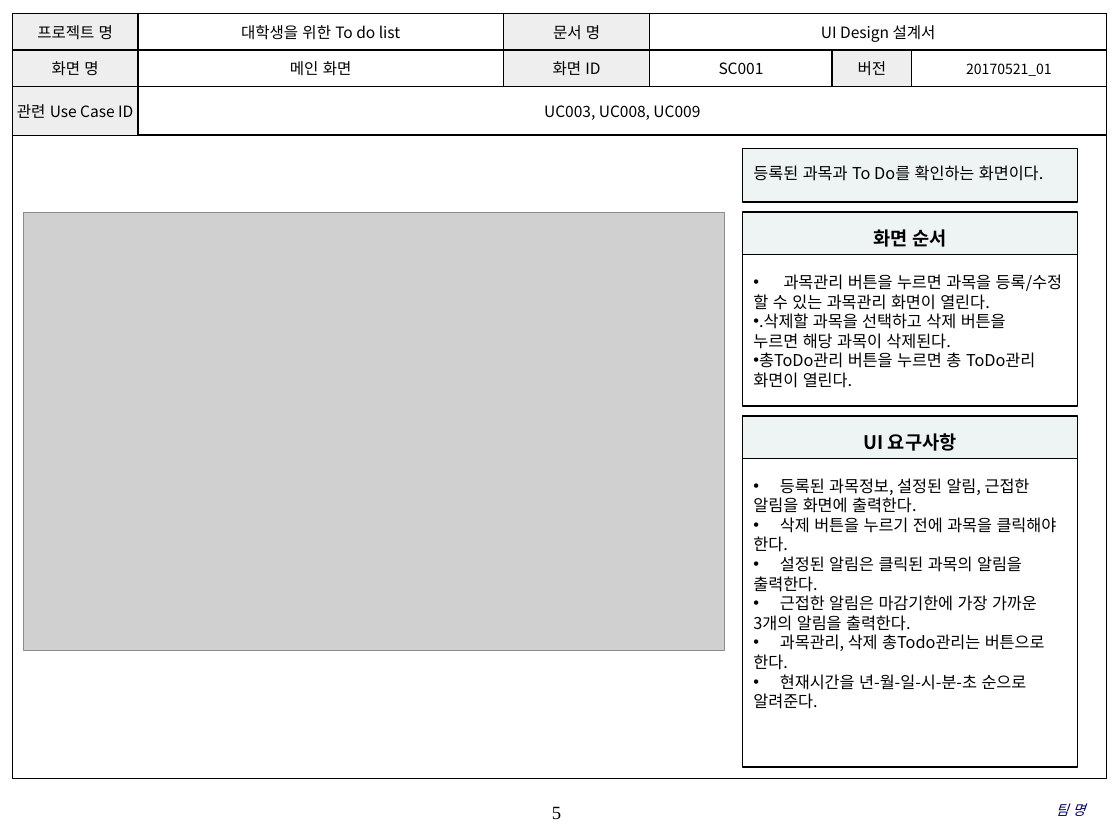
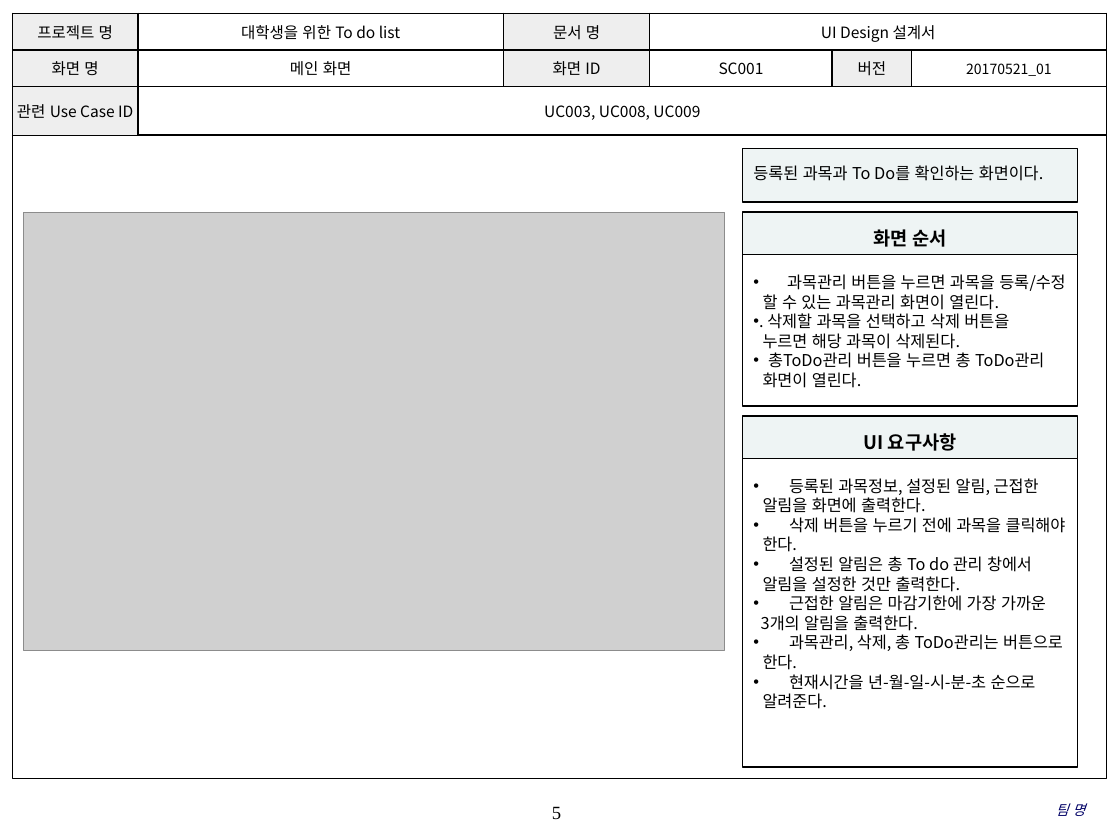
Before and after one commit to SE-admin/SE2017_4_tuna, a slide deck: slide 5 of doc/3_ 설계서/UI Design 설계서.pptx. Drawn at 1120x840 pixels with LibreOffice and Linux fonts; fonts in the diff are those of the drawing; grey boxes stand for pictures; background and template pictures are left out. Boxes give left, top, right and bottom in pixels: in the first picture for what was removed or moved away, otherwise in the second. Text is boxed around its words. In the diff, an @@ line names an element or a change of style, - is before the commit and + after.

```diff
--- a/doc/3_ 설계서/UI Design 설계서.pptx
+++ b/doc/3_ 설계서/UI Design 설계서.pptx
@@ text in rectangle at bbox=[767, 313, 1009, 329]: spaces changed @@
-• .삭제할 과목을 선택하고 삭제 버튼을
+• . 삭제할 과목을 선택하고 삭제 버튼을
@@ text in rectangle at bbox=[763, 556, 1032, 592]: text changed @@
-• 설정된 알림은 클릭된 과목의 알림을
-출력한다.
+• 설정된 알림은 총 To do 관리 창에서
+알림을 설정한 것만 출력한다.
@@ text in rectangle at bbox=[789, 634, 1063, 651]: text changed @@
-• 과목관리, 삭제 총Todo관리는 버튼으로
+• 과목관리, 삭제, 총 ToDo관리는 버튼으로
```
Also in this commit, not shown: 6 other slides changed, 2 slides added.
